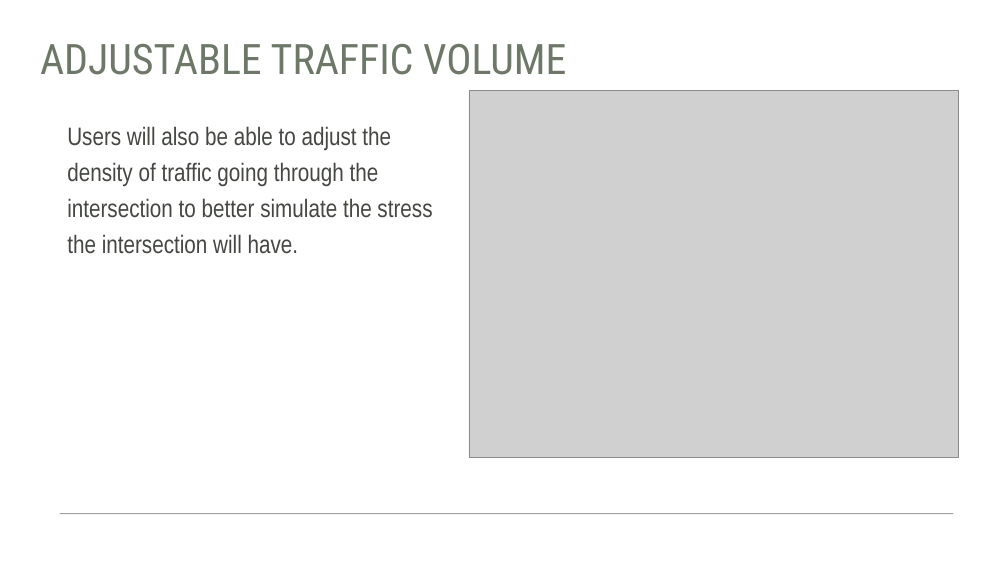
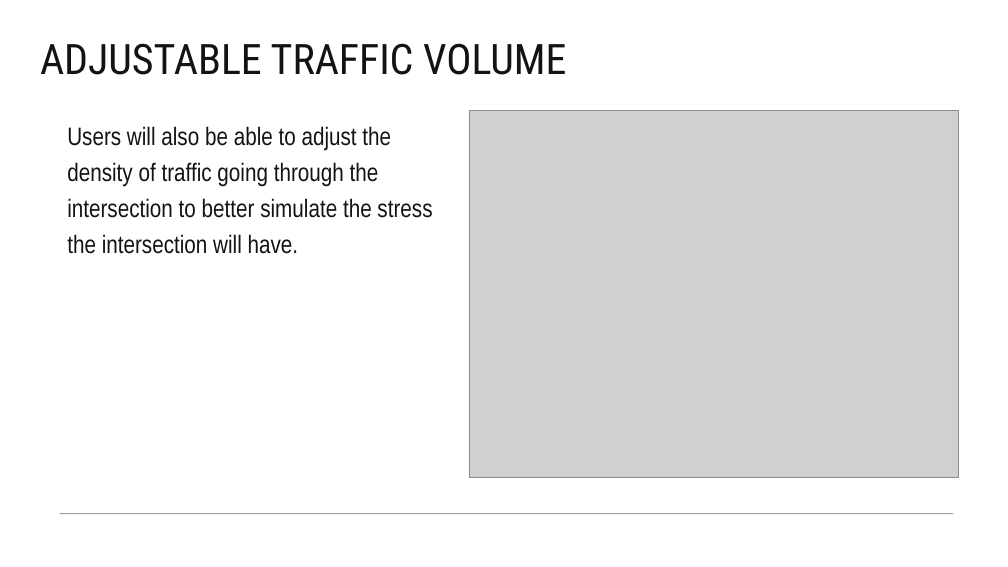
Before and after one commit to Team-Gala-JP/Team-Gala-JP, a slide deck: slide 6 of Traffic Sim.pptx. Drawn at 1008x567 pixels with LibreOffice and Linux fonts; fonts in the diff are those of the drawing; grey boxes stand for pictures. Boxes give left, top, right and bottom in pixels: in the first picture for what was removed or moved away, otherwise in the second. Text is boxed around its words. In the diff, an @@ line names an element or a change of style, - is before the commit and + after.

```diff
--- a/Traffic Sim.pptx
+++ b/Traffic Sim.pptx
@@ title "ADJUSTABLE TRAFFIC VOLUME" at box(40, 43, 566, 75): text colour #6E7868 to #131313 @@
@@ text "Users will also be able ..." at box(67, 126, 432, 254): text colour #444742 to #131313 @@
@@ picture: place and size @@
-picture at box(469, 91, 959, 458)
+picture at box(469, 110, 959, 478)
```
Also in this commit, not shown: 5 other slides changed, 3 slides added.
